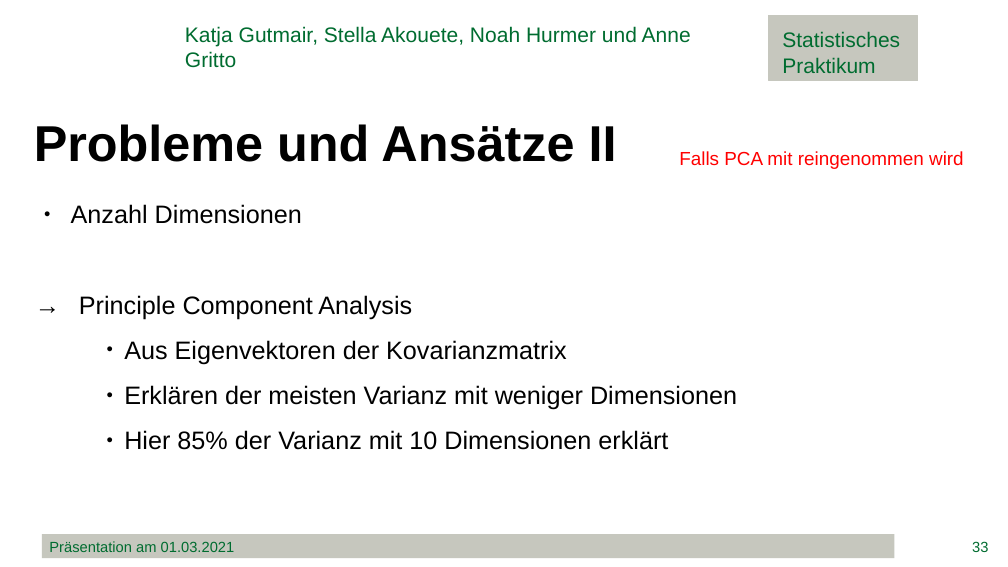
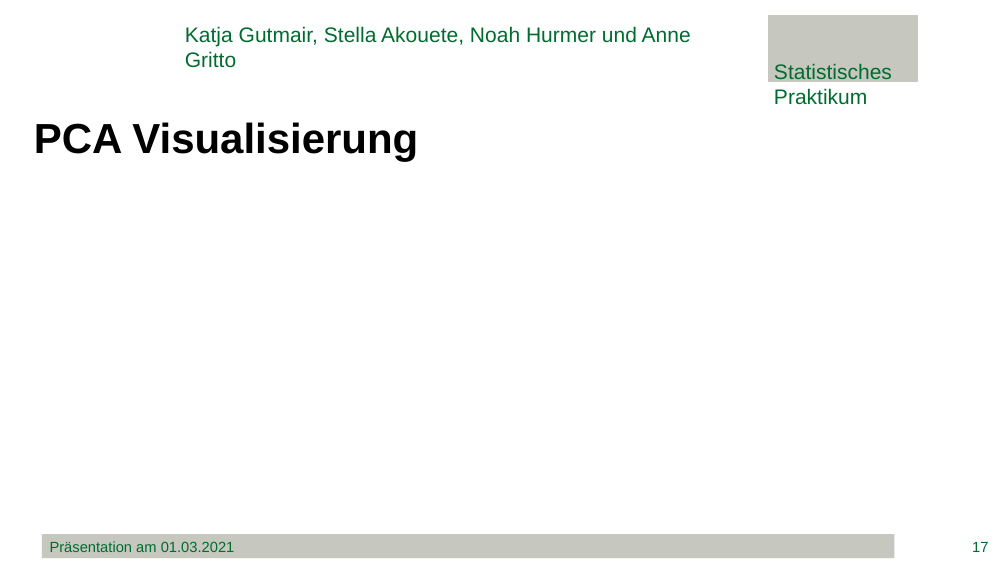
Before and after one commit to minimops/weatherFrog, a slide deck: slide 17 of documentation/ppt/Präsentation.pptx (slide 33 before the commit). Drawn at 1008x567 pixels with LibreOffice and Linux fonts; fonts in the diff are those of the drawing; background and template pictures are left out. Boxes give left, top, right and bottom in pixels: in the first picture for what was removed or moved away, otherwise in the second. Text is boxed around its words. In the diff, an @@ line names an element or a change of style, - is before the commit and + after.

```diff
--- a/documentation/ppt/Präsentation.pptx
+++ b/documentation/ppt/Präsentation.pptx
@@ text at (x1=774, y1=63, x2=892, y2=105): text changed @@
-Statistisches
-Praktikum
+Statistisches Praktikum
@@ text at (x1=34, y1=122, x2=418, y2=162): text changed; size 48 to 40 pt @@
-Probleme und Ansätze II
+PCA Visualisierung
@@ text removed at (x1=679, y1=151, x2=964, y2=169) @@
-Falls PCA mit reingenommen wird
@@ text removed at (x1=71, y1=204, x2=737, y2=450) @@
-● Anzahl Dimensionen
-Principle Component Analysis
-        ● Aus Eigenvektoren der Kovarianzmatrix
-        ● Erklären der meisten Varianz mit weniger Dimensionen
-        ● Hier 85% der Varianz mit 10 Dimensionen erklärt
@@ text removed at (x1=27, y1=285, x2=72, y2=322) @@
-→
@@ page number at (x1=972, y1=542, x2=988, y2=552): text changed @@
-33
+17
```
Also in this commit, not shown: 31 other slides changed, 9 slides added, 7 slides removed, 2 other files.
